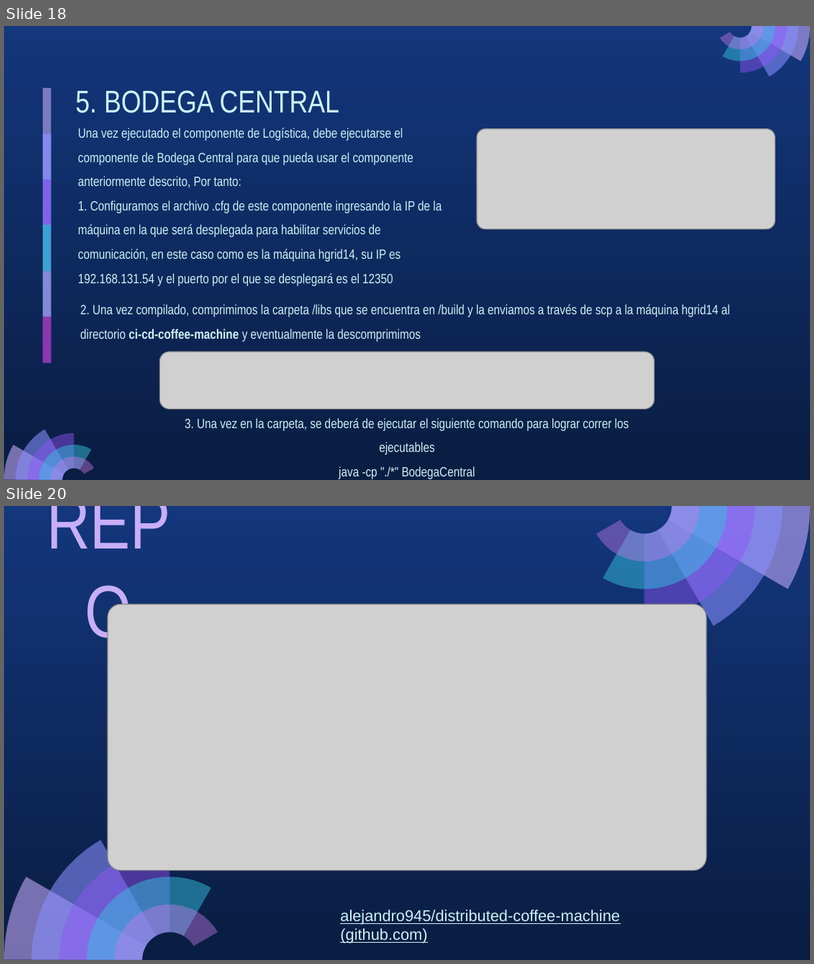
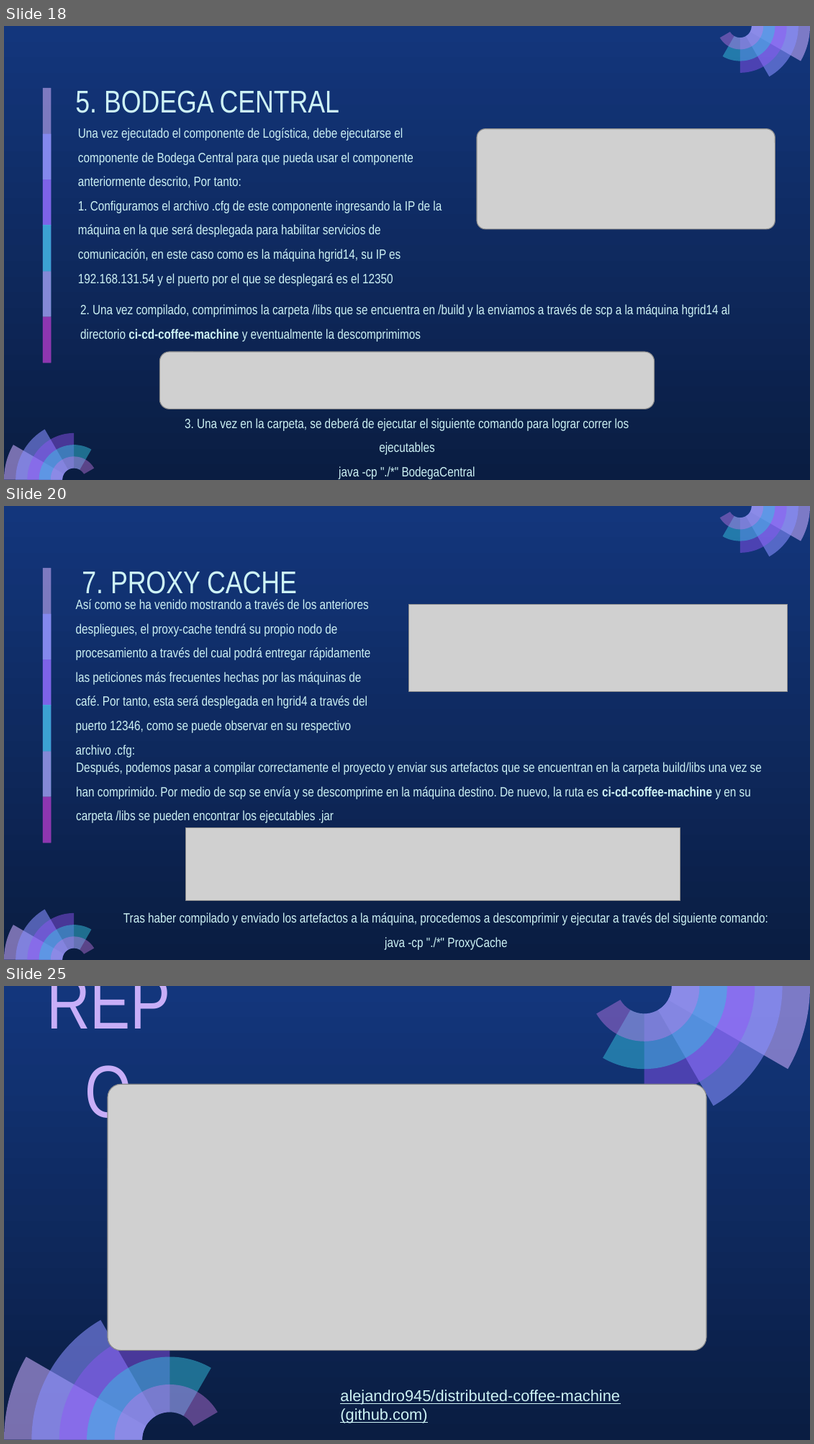
Before and after one commit to alejandro945/distributed-coffee-machine, a slide deck: docs/Despliegue CM.pptx. Shown one above the other, each under a label of ours: slides 18 and 20 before the commit, slides 18, 20 and 25 after it; the slides between them are not shown. The pictures are 814x964 and 814x1444 pixels, drawn with LibreOffice and Linux fonts; fonts in the diff are those of the drawing; grey boxes stand for pictures. Boxes give left, top, right and bottom in pixels: in the first picture for what was removed or moved away, otherwise in the second. Text is boxed around its words. In the diff, an @@ line names an element or a change of style, - is before the commit and + after.

Commit message:
broker and proxy deploy specified. Bash script added to slides

```diff
--- a/docs/Despliegue CM.pptx
+++ b/docs/Despliegue CM.pptx
@@ slide 20 added at bbox=[4, 506, 810, 960], background gradient #13367C to #0A1D42 @@
@@ group added at bbox=[720, 506, 810, 557]: 5 freeform shapes @@
@@ text added at bbox=[82, 571, 297, 594], 28 pt, text #CEF3F5 @@
+7. PROXY CACHE
@@ text added at bbox=[76, 599, 370, 754], 12 pt, text #CEF3F5 @@
+Así como se ha venido mostrando a través de los anteriores despliegues, el proxy-cache tendrá su propio nodo de procesamiento a través del cual podrá entregar rápidamente las peticiones más frecuentes hechas por las máquinas de café. Por tanto, esta será desplegada en hgrid4 a través del puerto 12346, como se puede observar en su respectivo archivo .cfg:
@@ picture added at bbox=[409, 605, 788, 692] @@
@@ text added at bbox=[76, 762, 762, 823], 12 pt, text #CEF3F5 @@
+Después, podemos pasar a compilar correctamente el proyecto y enviar sus artefactos que se encuentran en la carpeta build/libs una vez se han comprimido. Por medio de scp se envía y se descomprime en la máquina destino. De nuevo, la ruta es ci-cd-coffee-machine y en su carpeta /libs se pueden encontrar los ejecutables .jar
@@ group added at bbox=[43, 568, 51, 843]: 6 rectangles @@
@@ picture added at bbox=[186, 828, 682, 901] @@
@@ text added at bbox=[124, 912, 769, 950], 12 pt, text #CEF3F5 @@
+Tras haber compilado y enviado los artefactos a la máquina, procedemos a descomprimir y ejecutar a través del siguiente comando:
+java -cp "./*" ProxyCache
@@ group added at bbox=[4, 909, 94, 960]: 5 freeform shapes @@
@@ what was slide 20 is now slide 25 @@
```
Also in this commit, not shown: 1 slide changed, 4 other slides added, 1 other file.
